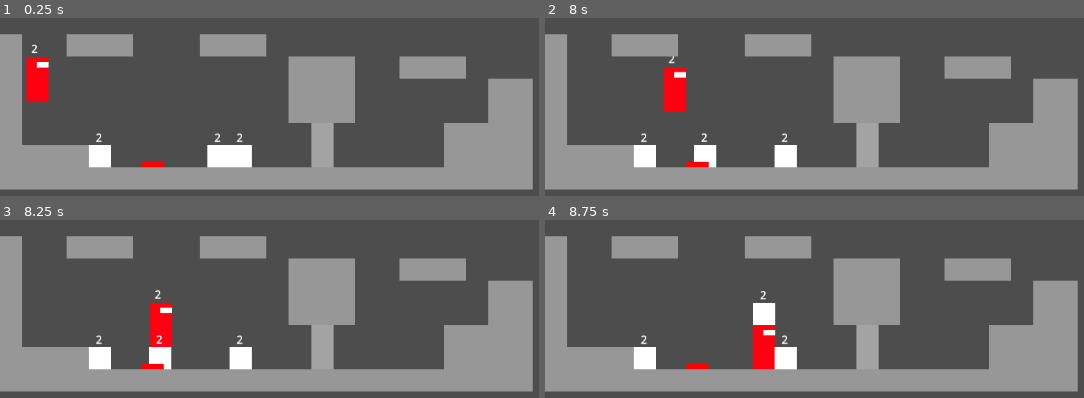
Above: before the commit, frames 1-4 (two rows, left to right).
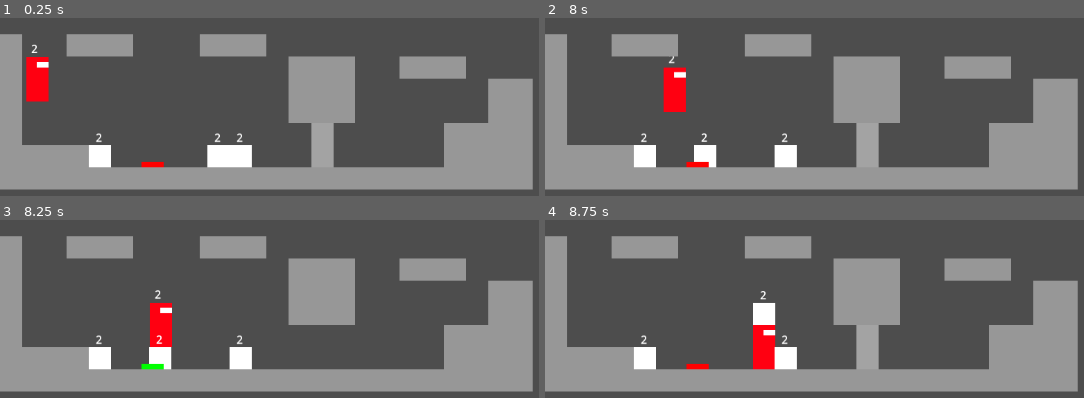
Above: after the commit, the same moments.

Repository: Flerffy/counterweight
Game: Godot game, scene res://Scenes/Rooms/test_room.tscn
The game is run twice, just before and just after one commit, with the same random seed, the same clock (stepped at 60 frames per second) and the same inputs.
Inputs:
- Up to frame 1 (0.25 s): no input
- Up to frame 2 (8 s): hold D (move_right) 0.53-2.03 s; tap F (carry) at 0.6, 1.35, 2.3, 3.05, 3.6, 4.35, 5.3, 6.05, 6.6, 7.35 s; tap Space (jump) at 0.77, 1.52, 3.02, 3.77, 4.52, 6.02, 6.77, 7.52 s; hold A (move_left) 2.03-2.78 s; hold Q (give_weight) 2.03-2.78 s; hold D (move_right) 2.78-4.28 s; tap E (take_weight) at 2.85, 5.85 s; hold A (move_left) 4.28-5.03 s; hold D (move_right) 5.03-5.78 s; hold Q (give_weight) 5.03-5.78 s; hold A (move_left) 5.78-7.28 s; hold D (move_right) from 7.28 s (still down)
- Up to frame 3 (8.25 s): keep holding D (move_right); hold Q (give_weight) from 8.03 s (still down)
- Up to frame 4 (8.75 s): keep holding D (move_right); keep holding Q (give_weight); tap F (carry) at 8.3 s

Frames 1-2 are identical in both runs. In frame 3, 1.2% of the frame differs, in the area x 26-62%, y 58-85%; in frame 4, nothing differs.

Commit message:
Implement stacked and carried weight for pressure plates

Diff:
--- a/Scenes/Objects/weight_block.tscn
+++ b/Scenes/Objects/weight_block.tscn
@@ -5,6 +5,9 @@
 
 [sub_resource type="RectangleShape2D" id="RectangleShape2D_y6cm1"]
 size = Vector2(32, 32)
+
+[sub_resource type="RectangleShape2D" id="RectangleShape2D_i3det"]
+size = Vector2(32, 4)
 
 [node name="WeightBlock" type="RigidBody2D" unique_id=844290429 groups=["carryable"]]
 collision_layer = 3
@@ -25,3 +28,11 @@
 offset_right = 34.0
 offset_bottom = -16.0
 script = ExtResource("2_i3det")
+
+[node name="StackDetector" type="Area2D" parent="." unique_id=1684788798]
+collision_layer = 0
+collision_mask = 3
+
+[node name="CollisionShape2D" type="CollisionShape2D" parent="StackDetector" unique_id=1972210903]
+position = Vector2(0, -18)
+shape = SubResource("RectangleShape2D_i3det")
--- a/Scripts/Components/carry_component.gd
+++ b/Scripts/Components/carry_component.gd
@@ -93,6 +93,12 @@
         if weight == null:
             continue
 
+        print(
+            "Pickup check: ", body.name,
+            " weight=", weight.current_weight,
+            " capacity=", max_carry_weight
+        )
+
         # Objects exceeding carrying capacity cannot be picked up.
         if weight.current_weight > max_carry_weight:
             continue
--- a/Scripts/Devices/pressure_plate.gd
+++ b/Scripts/Devices/pressure_plate.gd
@@ -100,16 +100,14 @@
 func _on_weight_changed(_old_weight: int, _new_weight: int) -> void:
     _recalculate_weight()
 
-
-## Recalculates the combined weight and updates activation.
+## Recalculates the combined weight, including supported stacks.
 func _recalculate_weight() -> void:
     var total_weight: int = 0
+    var counted: Dictionary = {}
 
     for body: Node2D in tracked_bodies:
-        var component: WeightComponent = tracked_bodies[body]
-
-        if is_instance_valid(component):
-            total_weight += component.current_weight
+        if is_instance_valid(body):
+            total_weight += _get_stack_weight(body, counted)
 
     var should_activate: bool = total_weight >= required_weight
 
@@ -126,6 +124,82 @@
 
 
 # -----------------------------------------------------------------------------
+# STACKED WEIGHT
+# -----------------------------------------------------------------------------
+
+
+
+## Returns the combined weight of a body, its carried objects,
+## and any weighted bodies supported above it.
+func _get_stack_weight(body: Node2D, counted: Dictionary) -> int:
+    if not is_instance_valid(body) or counted.has(body):
+        return 0
+
+    var component: WeightComponent = body.get_node_or_null(
+        "WeightComponent"
+    ) as WeightComponent
+
+    if component == null:
+        return 0
+
+    counted[body] = true
+
+    var total_weight: int = component.current_weight
+
+    # -------------------------------------------------------------------------
+    # CARRIED WEIGHT
+    # -------------------------------------------------------------------------
+
+    # A carried block contributes to the player's applied weight.
+    # Its own WeightComponent remains unchanged.
+    var carry_component: CarryComponent = body.get_node_or_null(
+        "CarryComponent"
+    ) as CarryComponent
+
+    if carry_component != null:
+        var carried_body: RigidBody2D = carry_component.carried_body
+
+        if is_instance_valid(carried_body) and not counted.has(carried_body):
+            var carried_weight: WeightComponent = carried_body.get_node_or_null(
+                "WeightComponent"
+            ) as WeightComponent
+
+            if carried_weight != null:
+                counted[carried_body] = true
+                total_weight += carried_weight.current_weight
+
+    # -------------------------------------------------------------------------
+    # STACKED WEIGHT
+    # -------------------------------------------------------------------------
+
+    var detector: Area2D = body.get_node_or_null(
+        "StackDetector"
+    ) as Area2D
+
+    if detector == null:
+        return total_weight
+
+    for upper_body: Node2D in detector.get_overlapping_bodies():
+        if upper_body.global_position.y >= body.global_position.y:
+            continue
+
+        total_weight += _get_stack_weight(upper_body, counted)
+
+    return total_weight
+
+
+# -----------------------------------------------------------------------------
+# PHYSICS UPDATES
+# -----------------------------------------------------------------------------
+
+## Detects changes to stacks without requiring every block
+## to maintain direct connections to the pressure plate.
+func _physics_process(_delta: float) -> void:
+    if not tracked_bodies.is_empty():
+        _recalculate_weight()
+
+
+# -----------------------------------------------------------------------------
 # VISUAL FEEDBACK
 # -----------------------------------------------------------------------------
 func _update_visual() -> void:
